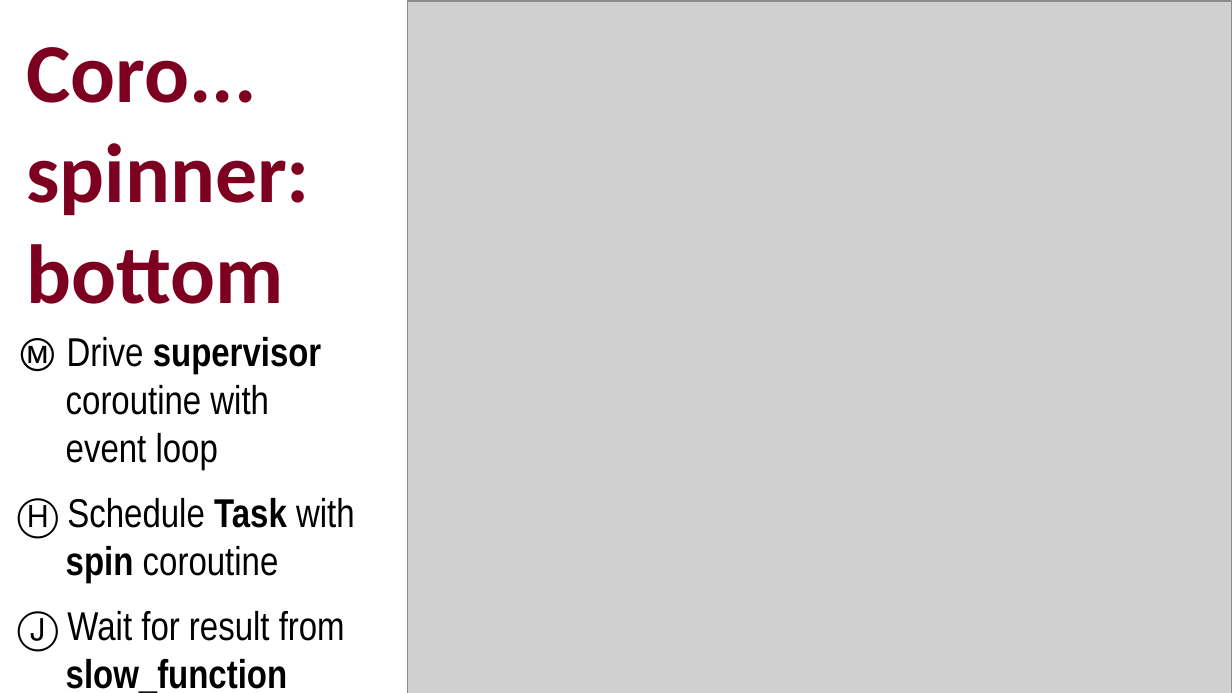
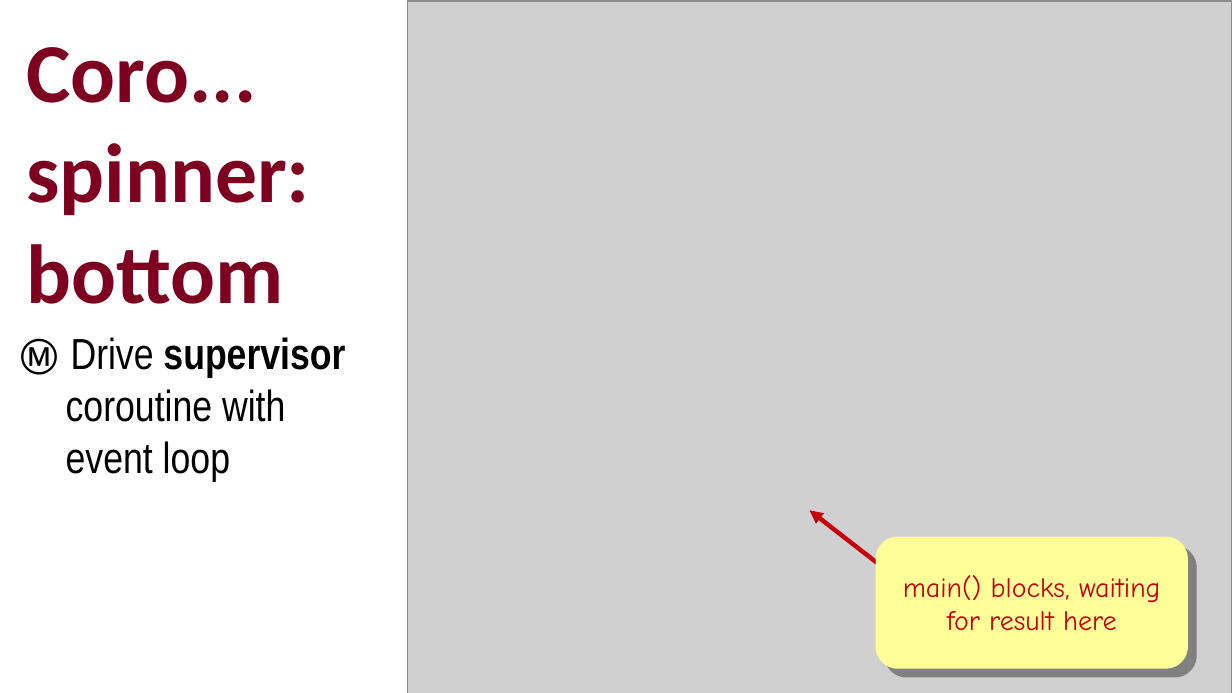
Before and after one commit to ramalho/platespinning, a slide deck: slide 16 of plate-spinning-oscon-eu.odp. Drawn at 1232x693 pixels with LibreOffice and Linux fonts; fonts in the diff are those of the drawing; grey boxes stand for pictures. Boxes give left, top, right and bottom in pixels: in the first picture for what was removed or moved away, otherwise in the second. Text is boxed around its words. In the diff, an @@ line names an element or a change of style, - is before the commit and + after.

```diff
--- a/plate-spinning-oscon-eu.odp
+++ b/plate-spinning-oscon-eu.odp
@@ text "Ⓜ Drive supervisor coroutine with ..." at (17,337,345,482): size 25.9 to 28 pt @@
@@ text at (17,498,355,693): paragraphs removed @@
-Ⓗ Schedule Task with
-spin coroutine
-Ⓙ Wait for result from slow_function
@@ arrow added from (968, 634) to (809, 511), #C5000B 2.83 pt @@
@@ rounded rectangle added at (876,537,1188,669), fill #FFFF99, 18 pt, text #C5000B @@
+main() blocks, waiting
+for result here
```
Also in this commit, not shown: 12 other slides changed, 4 slides added, 1 slide removed, 3 other files.
